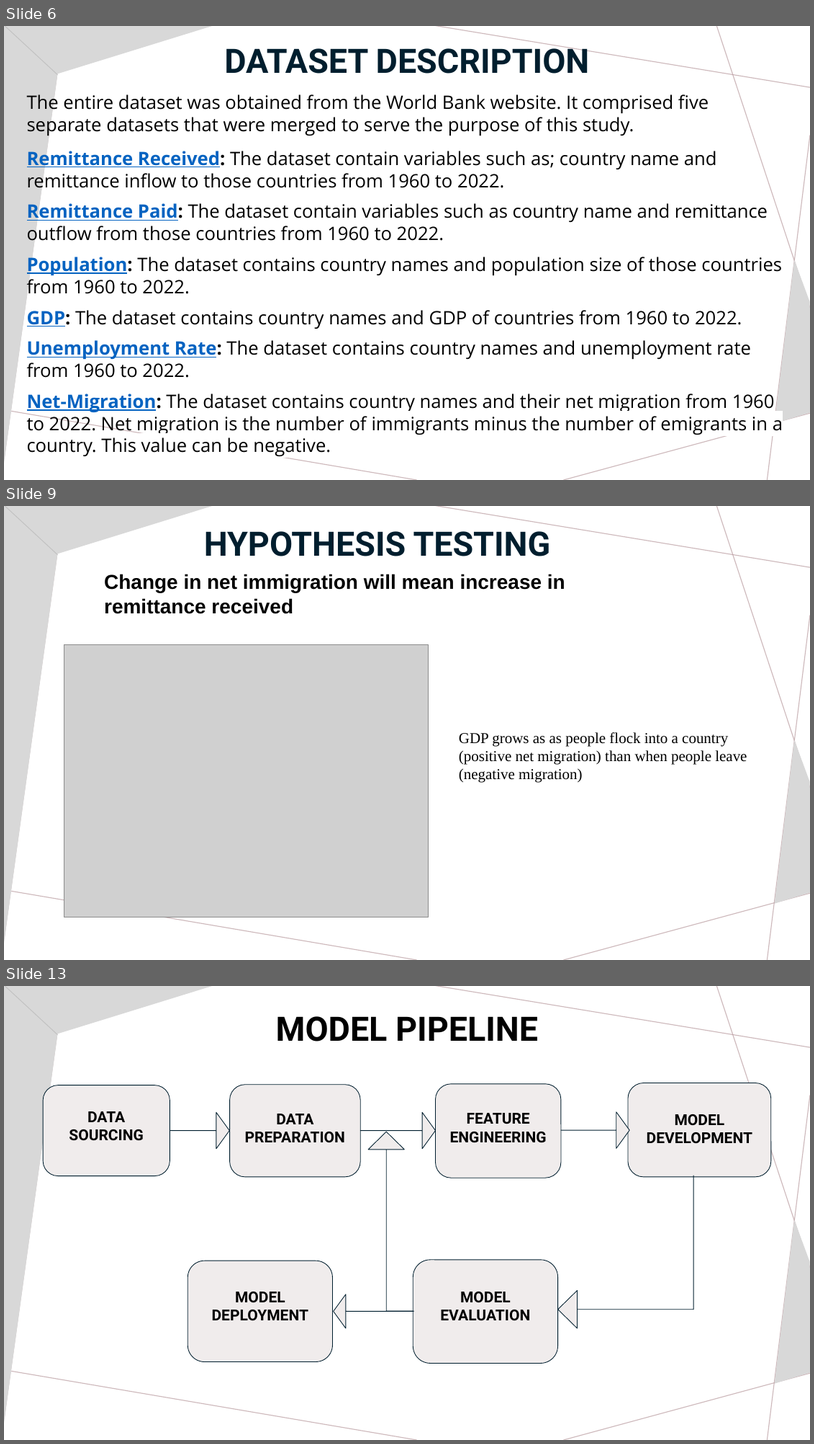
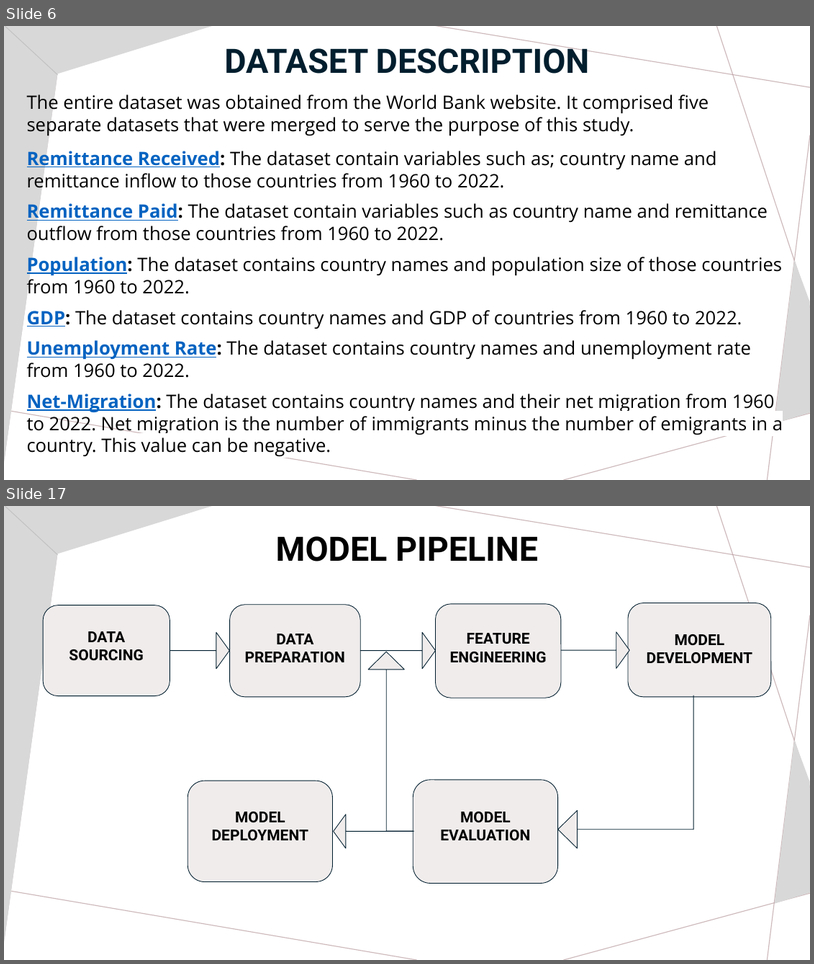
Before and after one commit to MiracleUche123/CatBoost-Team-Project, a slide deck: Presentation Slide Team Catboost.pptx. Shown one above the other, each under a label of ours: slides 6, 9 and 13 before the commit, slides 6 and 17 after it; the slides between them are not shown. The pictures are 814x1444 and 814x964 pixels, drawn with LibreOffice and Linux fonts; fonts in the diff are those of the drawing; grey boxes stand for pictures. Boxes give left, top, right and bottom in pixels: in the first picture for what was removed or moved away, otherwise in the second. Text is boxed around its words. In the diff, an @@ line names an element or a change of style, - is before the commit and + after.

```diff
--- a/Presentation Slide Team Catboost.pptx
+++ b/Presentation Slide Team Catboost.pptx
@@ slide 9 removed at [4, 506, 810, 960], background #FFFFFF; not listed: 11 template elements that a slide beside it also shows @@
@@ text removed at [204, 531, 551, 556] @@
-HYPOTHESIS TESTING
@@ text removed at [104, 574, 566, 614] @@
-Change in net immigration will mean increase in remittance received
@@ picture removed at [64, 644, 428, 917] @@
@@ text removed at [459, 732, 747, 782] @@
-GDP grows as as people flock into a country (positive net migration) than when people leave (negative migration)
@@ what was slide 13 is now slide 17 @@
```
Also in this commit, not shown: 8 slides changed, 10 slides added, 4 other slides removed.
